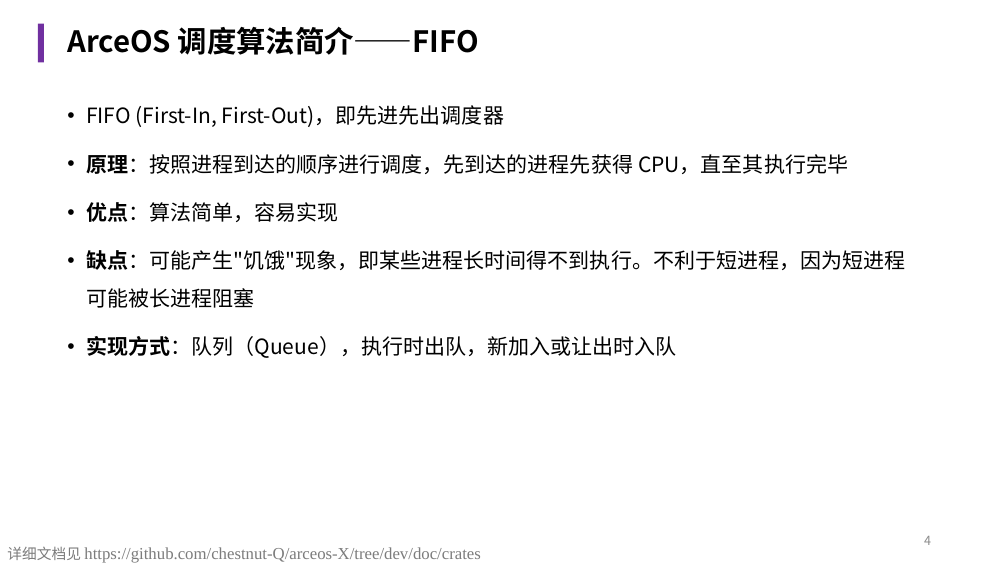
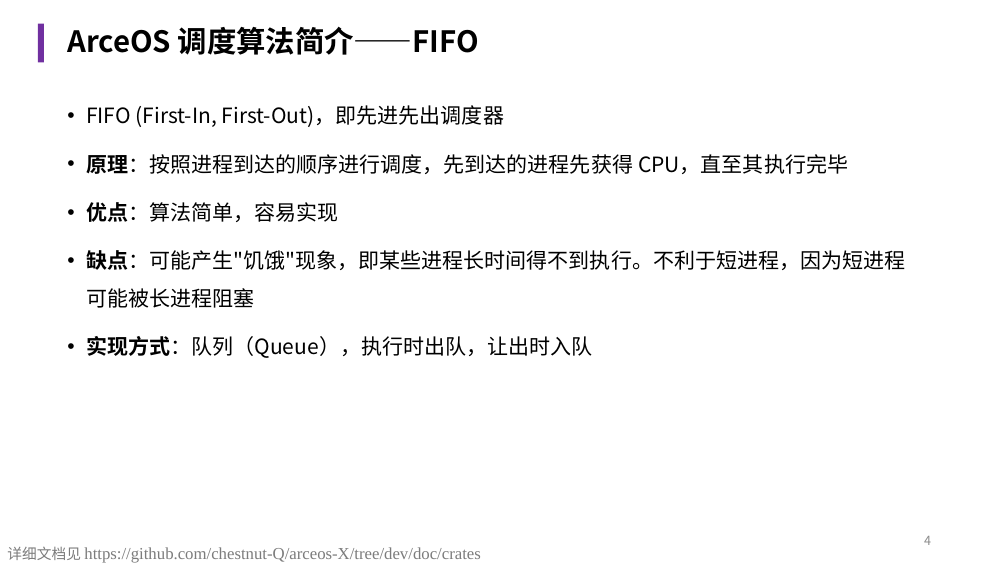
Before and after one commit to chestnut-Q/arceos-X, a slide deck: slide 4 of reports/中期报告.pptx. Drawn at 1008x567 pixels with LibreOffice and Linux fonts; fonts in the diff are those of the drawing. Boxes give left, top, right and bottom in pixels: in the first picture for what was removed or moved away, otherwise in the second. Text is boxed around its words. In the diff, an @@ line names an element or a change of style, - is before the commit and + after.

```diff
--- a/reports/中期报告.pptx
+++ b/reports/中期报告.pptx
@@ text at (x1=86, y1=336, x2=592, y2=358): text changed @@
-• 实现方式：队列（Queue），执行时出队，新加入或让出时入队
+• 实现方式：队列（Queue），执行时出队，让出时入队
```
Also in this commit, not shown: 6 other slides changed.
